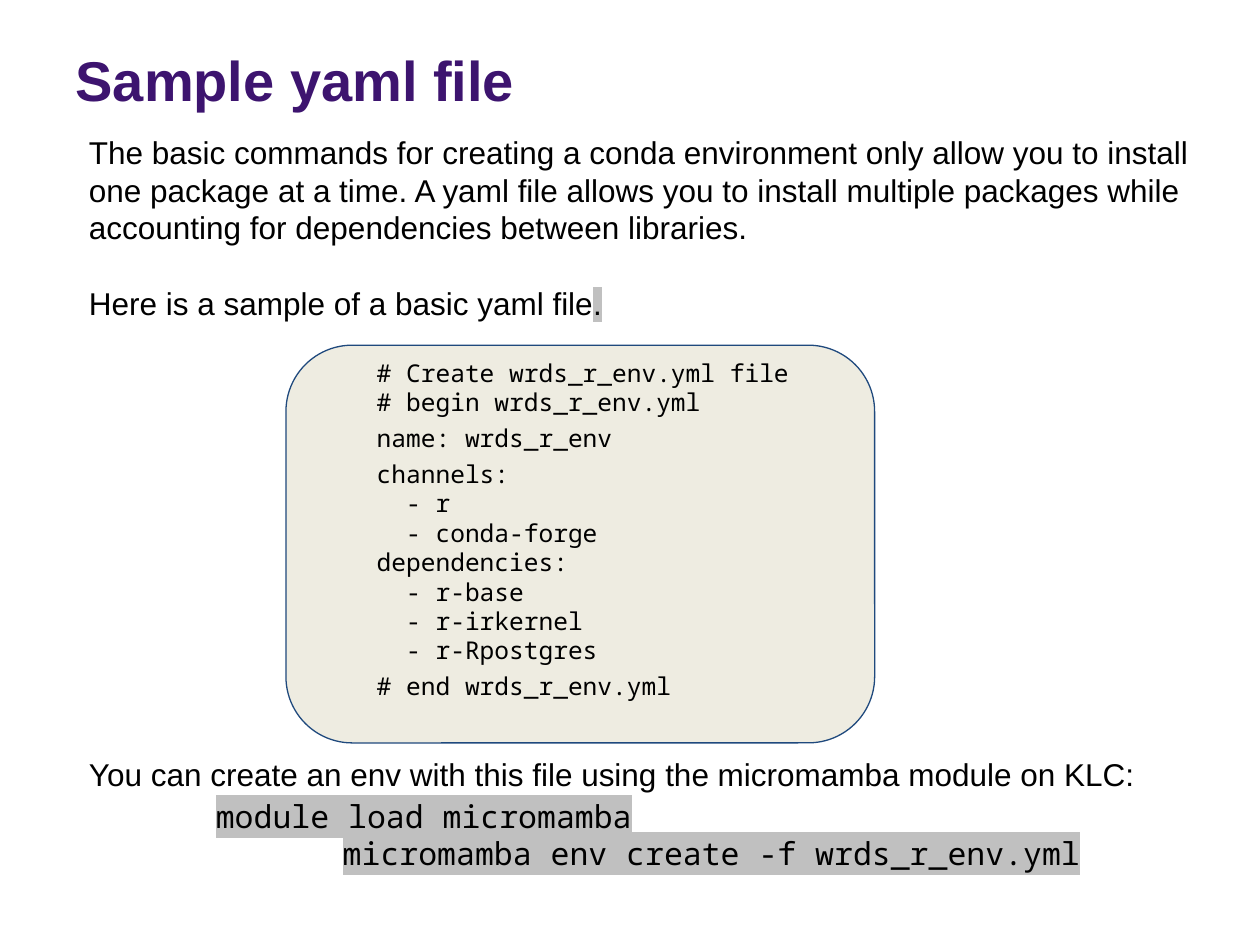
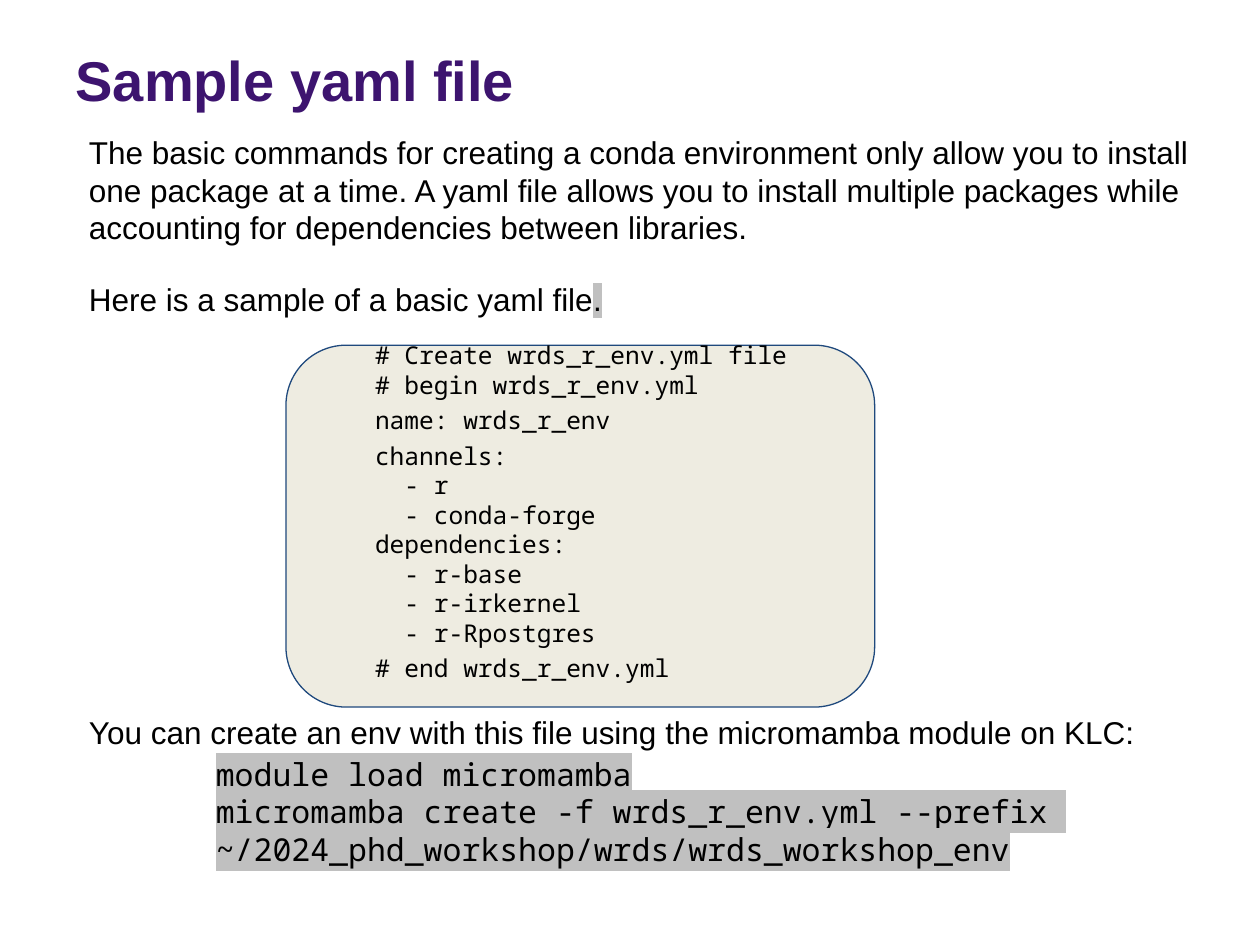
Before and after one commit to rs-kellogg/2024_phd_workshop, a slide deck: slide 2 of wrds/WRDS_Conda_Env.pptx. Drawn at 1260x945 pixels with LibreOffice and Linux fonts; fonts in the diff are those of the drawing; background and template pictures are left out. Boxes give left, top, right and bottom in pixels: in the first picture for what was removed or moved away, otherwise in the second. Text is boxed around its words. In the diff, an @@ line names an element or a change of style, - is before the commit and + after.

```diff
--- a/wrds/WRDS_Conda_Env.pptx
+++ b/wrds/WRDS_Conda_Env.pptx
@@ rounded rectangle "# Create wrds_r_env.yml file": place and size @@
-rounded rectangle "# Create wrds_r_env.yml file" at box(286, 345, 874, 743)
+rounded rectangle "# Create wrds_r_env.yml file" at box(286, 345, 874, 707)
@@ text at box(216, 799, 1047, 869): text changed @@
-        micromamba env create -f wrds_r_env.yml
+        micromamba create -f wrds_r_env.yml --prefix ~/2024_phd_workshop/wrds/wrds_workshop_env
```
Also in this commit, not shown: 1 other slide changed.
